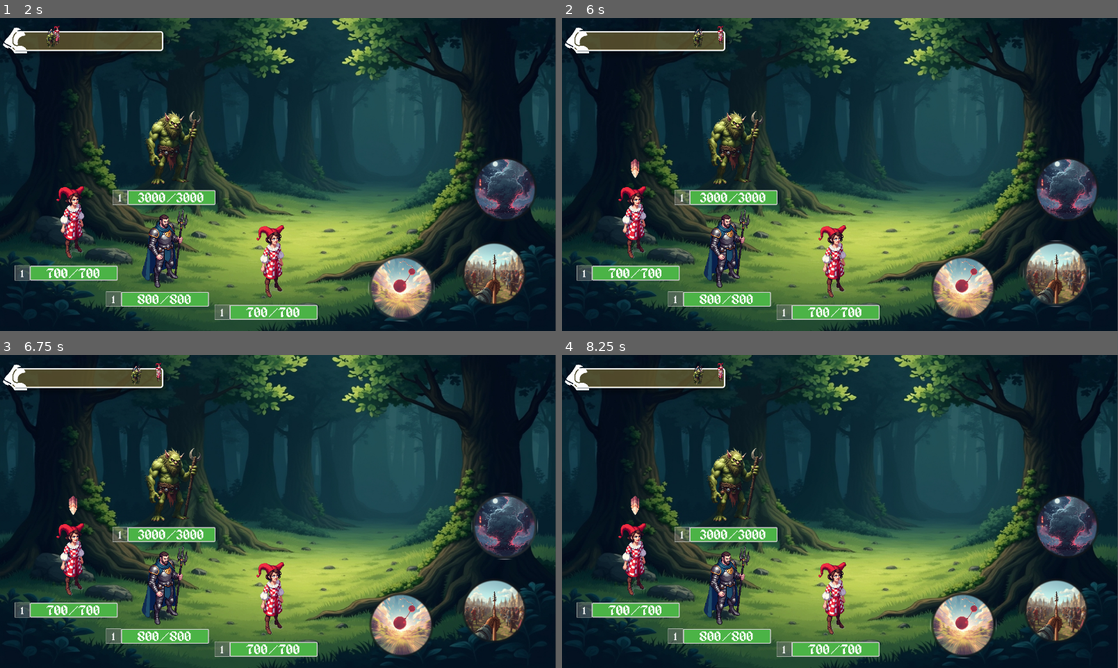
Above: before the commit, frames 1-4 (two rows, left to right).
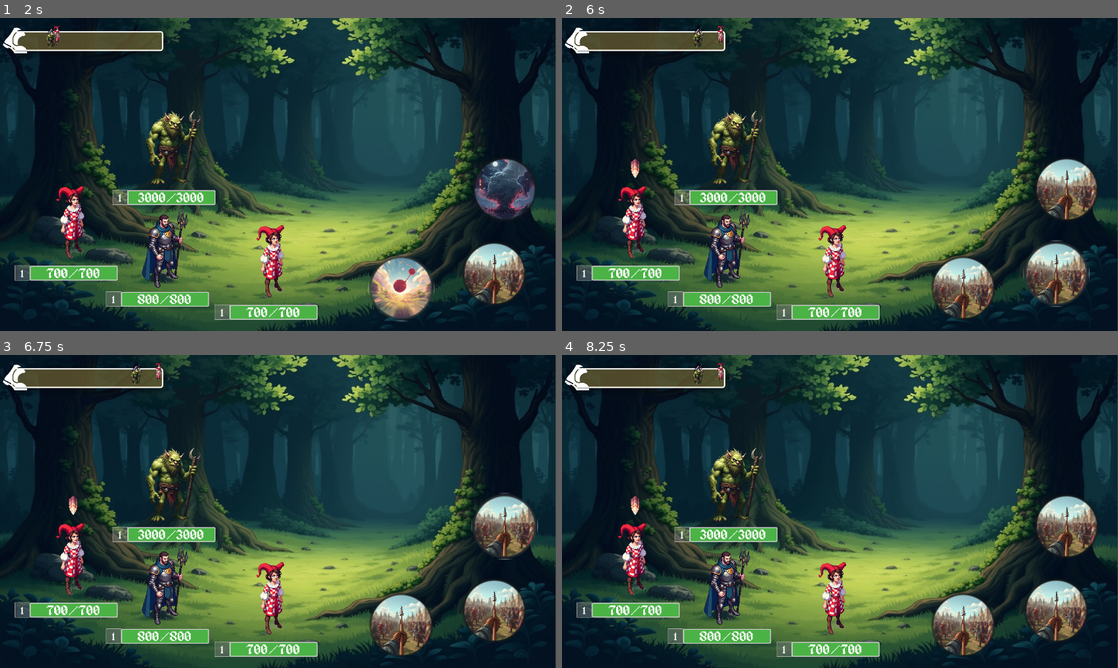
Above: after the commit, the same moments.

Repository: Pensho/Champ_Collector_2
Game: Godot game, scene res://Scenes/main.tscn
Same seed, same stepped clock (60 frames per second), same inputs: the game is played once before the commit and once after it.
Inputs (mouse positions are in pixels of both pictures, inside the frame that each line leads up to):
- Up to frame 1 (2 s): click "Start Game" at 0.5 s; click (400, 287) at 1.25 s
- Up to frame 2 (6 s): click (634, 221) at 2.02 s; click (1056, 274) at 2.75 s; click (1067, 190) at 3.5 s; click (962, 287) at 4.25 s; click (634, 221) at 5.02 s; click (1056, 274) at 5.75 s
- Up to frame 3 (6.75 s): click (505, 527) at 6.5 s
- Up to frame 4 (8.25 s): click (962, 624) at 7.25 s; click (634, 558) at 8.02 s

Frame 1 is identical in both runs. In frame 2, 3.1% of the frame differs, in the area x 66-97%, y 45-96%; in frame 3, 3.1%; in frame 4, 3.2%, in the area x 66-97%, y 45-97%.

Commit message:
Added skill targeting
Skills now hold a target type variable.
Pressing a skill now stores it for use.
Pressing a target character now triggers a check to see if stored skill is allowed to be used against that target.

Diff:
--- a/Data/Character_Player_Variants/Jester.tres
+++ b/Data/Character_Player_Variants/Jester.tres
@@ -1,4 +1,4 @@
-[gd_resource type="Resource" script_class="CharacterData" load_steps=4 format=3 uid="uid://dkpr2hnmtcodx"]
+[gd_resource type="Resource" script_class="CharacterPreset" load_steps=4 format=3 uid="uid://dkpr2hnmtcodx"]
 
 [ext_resource type="Script" uid="uid://glh06y3wvchj" path="res://Scripts/Character/skill_data.gd" id="1_r2vnm"]
 [ext_resource type="Resource" uid="uid://dvgwxvsovsldc" path="res://Data/Character_Skill_Variants/Stab.tres" id="2_3tcpa"]
@@ -11,7 +11,7 @@
 _rarity = 0
 _faction = 0
 _role = 11
-_skills = Array[ExtResource("1_r2vnm")]([ExtResource("2_3tcpa")])
+_skills = Array[ExtResource("1_r2vnm")]([ExtResource("2_3tcpa"), ExtResource("2_3tcpa"), ExtResource("2_3tcpa")])
 _health = 70
 _speed = 60
 _attack = 40
--- a/Data/Character_Skill_Variants/Stab.tres
+++ b/Data/Character_Skill_Variants/Stab.tres
@@ -6,4 +6,4 @@
 script = ExtResource("1_rci34")
 name = "Stab"
 description = "Plunge you weapon against an enemy."
-icon_path = ""
+icon_path = "res://Assets/Champ Collector/Icons/Abilities/Stab/Stab_3.jpg"
--- a/Scenes/Characters/Character_Battle_Repr.tscn
+++ b/Scenes/Characters/Character_Battle_Repr.tscn
@@ -68,3 +68,10 @@
 text = "0"
 horizontal_alignment = 1
 vertical_alignment = 1
+
+[node name="Button_Target" type="Button" parent="."]
+self_modulate = Color(1, 1, 1, 0)
+offset_right = 200.0
+offset_bottom = 200.0
+
+[connection signal="button_up" from="Button_Target" to="." method="_on_button_target_button_up"]
--- a/Scenes/battle.tscn
+++ b/Scenes/battle.tscn
@@ -20,26 +20,32 @@
 [node name="Character_1" parent="." instance=ExtResource("3_ww2ai")]
 visible = false
 position = Vector2(70, 370)
+_target_ID = 0
 
 [node name="Character_2" parent="." instance=ExtResource("3_ww2ai")]
 visible = false
 position = Vector2(280, 430)
+_target_ID = 1
 
 [node name="Character_3" parent="." instance=ExtResource("3_ww2ai")]
 visible = false
 position = Vector2(530, 460)
+_target_ID = 2
 
 [node name="Enemy_1" parent="." instance=ExtResource("3_ww2ai")]
 visible = false
 position = Vector2(295, 196)
+_target_ID = 3
 
 [node name="Enemy_2" parent="." instance=ExtResource("3_ww2ai")]
 visible = false
 position = Vector2(566, 177)
+_target_ID = 4
 
 [node name="Enemy_3" parent="." instance=ExtResource("3_ww2ai")]
 visible = false
 position = Vector2(813, 233)
+_target_ID = 5
 
 [node name="Battle UI" parent="." instance=ExtResource("2_1ruyk")]
 
@@ -49,3 +55,11 @@
 offset_bottom = 50.0
 texture = ExtResource("5_pd5xk")
 expand_mode = 1
+
+[connection signal="battle_target_selected" from="Character_1" to="." method="_on_character_battle_target_selected"]
+[connection signal="battle_target_selected" from="Character_2" to="." method="_on_character_battle_target_selected"]
+[connection signal="battle_target_selected" from="Character_3" to="." method="_on_character_battle_target_selected"]
+[connection signal="battle_target_selected" from="Enemy_1" to="." method="_on_character_battle_target_selected"]
+[connection signal="battle_target_selected" from="Enemy_2" to="." method="_on_character_battle_target_selected"]
+[connection signal="battle_target_selected" from="Enemy_3" to="." method="_on_character_battle_target_selected"]
+[connection signal="battle_skill_selected" from="Battle UI" to="." method="_on_battle_ui_battle_skill_selected"]
--- a/Scripts/Character/character.gd
+++ b/Scripts/Character/character.gd
@@ -1,6 +1,6 @@
 class_name Character extends Node
 
-const Types = preload("res://Scripts/Character/character_types.gd")
+const Types = preload("res://Scripts/common_enums.gd")
 
 func InstantiateNew(preset: CharacterPreset, instanceID: int) -> void:
 	_instanceID = instanceID
--- a/Scripts/Character/character_battle_repr.gd
+++ b/Scripts/Character/character_battle_repr.gd
@@ -1,11 +1,15 @@
 class_name CharacterRepresentation extends Node2D
 
 @warning_ignore_start("unused_private_class_variable")
-
 @onready var _character_texture: TextureRect = $TextureRect
 @onready var _lifebar: ProgressBar = $ProgressBar
 @onready var _lifebar_text: Label = $ProgressBar/Label
-
 @onready var _level: Label = $ColorRect/Label
 
+@export var _target_ID: int = -1
 @warning_ignore_restore("unused_private_class_variable")
+
+signal battle_target_selected(p_target_ID: int)
+
+func _on_button_target_button_up() -> void:
+	battle_target_selected.emit(_target_ID)
--- a/Scripts/Character/character_preset.gd
+++ b/Scripts/Character/character_preset.gd
@@ -1,6 +1,6 @@
 class_name CharacterPreset extends Resource
 
-const Types = preload("res://Scripts/Character/character_types.gd")
+const Types = preload("res://Scripts/common_enums.gd")
 
 @warning_ignore_start("unused_private_class_variable")
 
--- a/Scripts/Character/skill_data.gd
+++ b/Scripts/Character/skill_data.gd
@@ -1,5 +1,8 @@
 class_name Skill extends Resource
+
+const Types = preload("res://Scripts/common_enums.gd")
 
 @export var name: String = "New Skill"
 @export var description: String = ""
 @export var icon_path: String = ""
+@export var target: Types.Skill_Target
--- a/Scripts/UI/main_menu.gd
+++ b/Scripts/UI/main_menu.gd
@@ -2,8 +2,8 @@
 
 var _player_battle_characters: Array[Character]
 
-signal start_game()
-@onready var buttons_v_box: VBoxContainer = %ButtonsVBox
+#signal start_game()
+@onready var _buttons_v_box: VBoxContainer = %ButtonsVBox
 
 const BATTLE_TROLL = preload("res://Data/Battle_Variants/Battle_Troll.tres")
 
@@ -24,7 +24,7 @@
 	context_container._scene = "res://Scenes/battle.tscn"
 	context_container._player_battle_characters = _player_battle_characters
 
-	start_game.emit()
+	#start_game.emit()
 	main.change_scene(context_container)
 	hide()
 
@@ -36,7 +36,6 @@
 		focus_button()
 
 func focus_button() -> void:
-	if buttons_v_box:
-		var button: Button = buttons_v_box.get_child(0)
-		if button is Button:
-			button.grab_focus()
+	if _buttons_v_box:
+		var button: Button = _buttons_v_box.get_child(0)
+		button.grab_focus()
--- a/Scripts/battle.gd
+++ b/Scripts/battle.gd
@@ -1,17 +1,20 @@
 extends Node2D
+
+const Common_Enums = preload("res://Scripts/common_enums.gd")
+
+const TURN_POS_X_THRESHOLD: int = 360
+const ALLY_IDS: Array[int] = [0,1,2]
+const ENEMY_IDS: Array[int] = [3,4,5]
+
+@export var _character_repr: Array[CharacterRepresentation]
 
 @onready var _battle_ui: BattleUI = $"Battle UI"
 @onready var _background: TextureRect = %BattleBackground
-
-@export var _character_repr: Array[CharacterRepresentation]
-
+@onready var _turn_indicator: TextureRect = $Turn_Indicator
 @onready var _characters: Array[Character]
 
-@onready var _turn_indicator: TextureRect = $Turn_Indicator
-
-const TURN_POS_X_THRESHOLD: int = 360
-
 var _characterIDs_turn: int = -1
+var _selected_skill_ID: int = 0
 var _initialized: bool = false
 
 func _process(p_delta: float) -> void:
@@ -30,6 +33,9 @@
 		_characterIDs_turn = p_characterID
 		_turn_indicator.position.x = _character_repr[p_characterID].position.x + (_character_repr[p_characterID]._character_texture.size.x * 0.5) - (_turn_indicator.size.x * 0.5)
 		_turn_indicator.position.y = _character_repr[p_characterID].position.y - _turn_indicator.size.y
+		_battle_ui.SetSkill1Texture(_characters[p_characterID]._skills[0].icon_path)
+		_battle_ui.SetSkill2Texture(_characters[p_characterID]._skills[1].icon_path)
+		_battle_ui.SetSkill3Texture(_characters[p_characterID]._skills[2].icon_path)
 
 func VisualizeCharacter(p_characterID: int) -> void:
 	_character_repr[p_characterID]._level.text = str(_characters[p_characterID]._level)
@@ -65,3 +71,43 @@
 		print("found enemy: ", _characters[i + 3]._name)
 
 	_initialized = true
+
+func IsSkillTargetValid(p_target_ID: int, p_caster_ID: int) -> bool:
+	print("p_target_ID: ", p_target_ID, " p_caster_ID: ", p_caster_ID)
+
+	match _characters[p_caster_ID]._skills[_selected_skill_ID].target:
+		Common_Enums.Skill_Target.Single_Enemy, Common_Enums.Skill_Target.All_Enemies, Common_Enums.Skill_Target.Random_Enemy:
+			if(ALLY_IDS.has(p_caster_ID) and ENEMY_IDS.has(p_target_ID)):
+				return true
+			elif(ENEMY_IDS.has(p_caster_ID) and ALLY_IDS.has(p_target_ID)):
+				return true
+		Common_Enums.Skill_Target.Single_Ally, Common_Enums.Skill_Target.All_Allies, Common_Enums.Skill_Target.Random_Ally:
+			if(ALLY_IDS.has(p_caster_ID) and ALLY_IDS.has(p_target_ID)):
+				return true
+			elif(ENEMY_IDS.has(p_caster_ID) and ENEMY_IDS.has(p_target_ID)):
+				return true
+		Common_Enums.Skill_Target.Ally_Not_Self:
+			if (p_caster_ID != p_target_ID):
+				if(ALLY_IDS.has(p_caster_ID) and ALLY_IDS.has(p_target_ID)):
+					return true
+				elif(ENEMY_IDS.has(p_caster_ID) and ENEMY_IDS.has(p_target_ID)):
+					return true
+		Common_Enums.Skill_Target.Random_One:
+			return true
+		Common_Enums.Skill_Target.All:
+			return true
+		var INVALID_TYPE:
+			print("Invalid argument for skill target enum passed: ", INVALID_TYPE)
+			return false
+	return false
+
+func _on_character_battle_target_selected(p_target_ID: int) -> void:
+	if(_characterIDs_turn != -1):
+		if(IsSkillTargetValid(p_target_ID, _characterIDs_turn)):
+			print("Target for skill found!")
+		else:
+			print("Invalid target for skill")
+
+func _on_battle_ui_battle_skill_selected(p_skill_ID: int) -> void:
+	_selected_skill_ID = p_skill_ID
+	print("_on_battle_ui_battle_skill_selected with ID: ", p_skill_ID)
--- a/Scripts/battle_ui.gd
+++ b/Scripts/battle_ui.gd
@@ -2,13 +2,27 @@
 
 @warning_ignore_start("unused_private_class_variable")
 @export var _char_turns: Array[TextureRect]
+@onready var _skill_button_1: Button = $Camera2D/Skill_1
+@onready var _skill_button_2: Button = $Camera2D/Skill_2
+@onready var _skill_button_3: Button = $Camera2D/Skill_3
 @warning_ignore_restore("unused_private_class_variable")
 
+signal battle_skill_selected(p_skill_ID: int)
+
+func SetSkill1Texture(p_texture_path: String) -> void:
+	_skill_button_1.icon = load(p_texture_path)
+
+func SetSkill2Texture(p_texture_path: String) -> void:
+	_skill_button_2.icon = load(p_texture_path)
+
+func SetSkill3Texture(p_texture_path: String) -> void:
+	_skill_button_3.icon = load(p_texture_path)
+
 func _on_skill_1_button_up() -> void:
-	print("_on_skill_1_button_up")
+	battle_skill_selected.emit(0)
 
 func _on_skill_2_button_up() -> void:
-	print("_on_skill_2_button_up")
+	battle_skill_selected.emit(1)
 
 func _on_skill_3_button_up() -> void:
-	print("_on_skill_3_button_up")
+	battle_skill_selected.emit(2)
--- a/Scripts/Character/character_types.gd
+++ b/Scripts/common_enums.gd
@@ -39,10 +39,29 @@
 
 enum Slot
 {
+	Helmet,
 	Weapon,
-	Helmet,
 	Shield,
-	Gloves,
+	Chest,
 	Pants,
 	Boots,
+	Gloves,
+	Ring,
+	Amulet,
+	Trinket,
 }
+
+enum Skill_Target
+{
+	Single_Enemy,
+	All_Enemies,
+	Random_Enemy,
+
+	Single_Ally,
+	All_Allies,
+	Random_Ally,
+
+	Ally_Not_Self,
+	Random_One,
+	All,
+}
Renamed: Scripts/Character/character_types.gd.uid -> Scripts/common_enums.gd.uid
